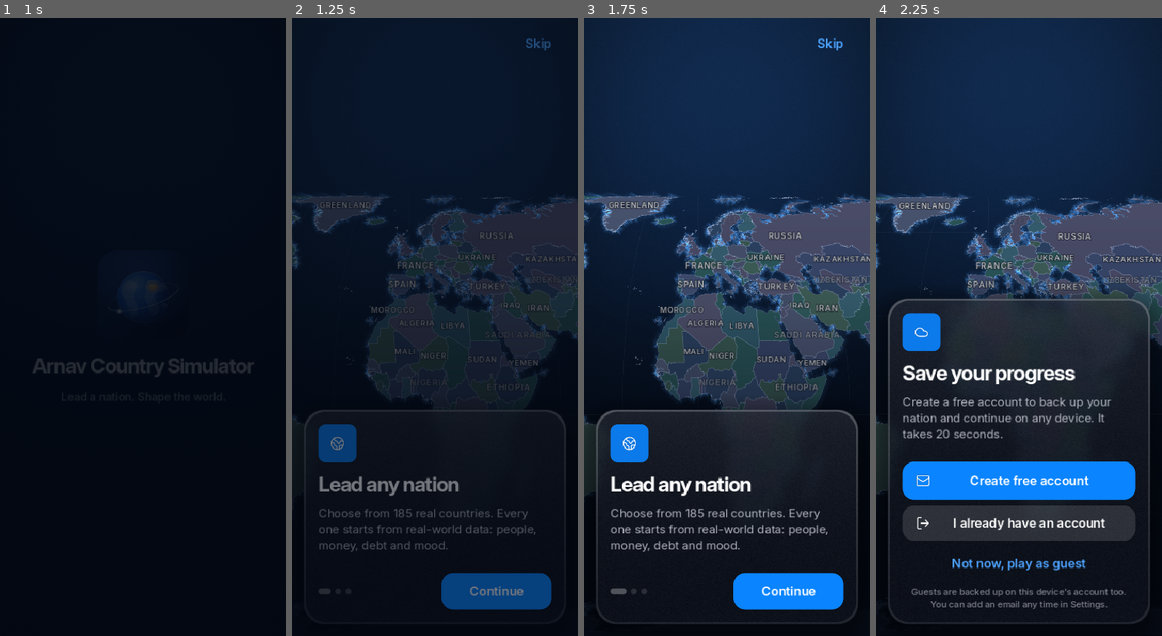
Above: before the commit, frames 1-4 (left to right).
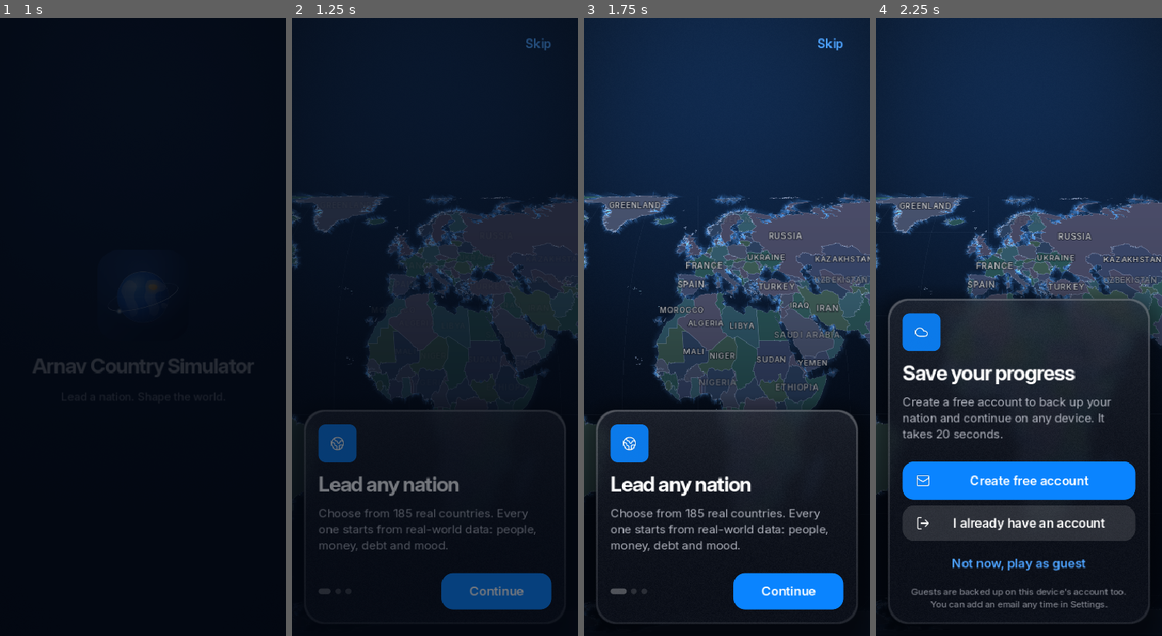
Above: after the commit, the same moments.

Repository: Arnav-Dugad/arnav-country-simulator
Game: Godot game, scene res://ui/screens/splash.tscn
Two runs of this game, one before a commit and one after it. Both use one fixed random seed, a clock stepped at 60 frames per second and the inputs below.
Inputs (mouse positions are in pixels of both pictures, inside the frame that each line leads up to):
- Up to frame 1 (1 s): tap Enter at 0.5 s; move the mouse to (205, 296) at 0.52 s; click (205, 296) at 0.67 s
- Up to frame 2 (1.25 s): no input
- Up to frame 3 (1.75 s): click "Skip" at 1.25 s
- Up to frame 4 (2.25 s): click "Skip" at 2 s

Frame 1 is identical in both runs. In frame 2, 0.4% of the frame differs, in the area x 10-100%, y 29-61%; in frame 3, 0.8%, in the area x 8-100%, y 29-61%; in frame 4, 0.4%.

Commit message:
v0.52.2: fix map lag (label fade redraw loop, O(n^2) spike removal, per-size text measuring), slower pace, trend empty state [visual-ok]
Co-Authored-By: Claude Opus 5.5 <noreply@anthropic.com>

Diff:
--- a/map/geo.gd
+++ b/map/geo.gd
@@ -75,24 +75,38 @@
 ## Only hairpins whose tip lies within `max_depth` of the shortcut are removed, so
 ## real peninsulas survive.
 static func remove_spikes(pts: PackedVector2Array, max_depth: float, min_dot: float = -0.7) -> PackedVector2Array:
-	var out := pts.duplicate()
-	var changed := true
-	while changed and out.size() > 4:
-		changed = false
-		var n := out.size()
-		for i in n:
-			var p0 := out[(i - 1 + n) % n]
-			var p1 := out[i]
-			var p2 := out[(i + 1) % n]
-			var d0 := (p1 - p0).normalized()
-			var d1 := (p2 - p1).normalized()
-			var degenerate := d0.is_zero_approx() or d1.is_zero_approx()
-			var depth := p1.distance_to(Geometry2D.get_closest_point_to_segment(p1, p0, p2))
-			if degenerate or (d0.dot(d1) < min_dot and depth < max_depth):
-				out.remove_at(i)
-				changed = true
-				break
-	return out
+	# Linear stack pass (was: restart the scan after every removal, O(n^2)): each
+	# new point may knock out the previous one if that one was a hairpin tip, and
+	# the check repeats backwards. A few passes catch spikes across the seam.
+	var cur := pts
+	for _pass in 3:
+		var n := cur.size()
+		if n <= 4:
+			break
+		var out := PackedVector2Array()
+		out.resize(n)
+		var m := 0
+		for k in n + 2:                      # +2 wraps around to recheck the seam
+			var p := cur[k % n]
+			while m >= 2:
+				var p0 := out[m - 2]
+				var p1 := out[m - 1]
+				var d0 := (p1 - p0).normalized()
+				var d1 := (p - p1).normalized()
+				if d0.is_zero_approx() or d1.is_zero_approx() or (d0.dot(d1) < min_dot
+						and p1.distance_to(Geometry2D.get_closest_point_to_segment(p1, p0, p)) < max_depth):
+					m -= 1
+				else:
+					break
+			if k < n:
+				out[m] = p
+				m += 1
+		out.resize(m)
+		if m == n or m <= 4:
+			cur = out if m > 4 else cur
+			break
+		cur = out
+	return cur
 
 
 static func signed_area(pts: PackedVector2Array) -> float:
--- a/map/map_labels.gd
+++ b/map/map_labels.gd
@@ -8,7 +8,8 @@
 var _font: Font
 var _font_size := 11
 var _order := PackedInt32Array()
-var _width_cache := {}  # (country, size) -> text width
+var _width_cache := {}  # country -> text width at BASE_FS (scaled linearly to other sizes)
+const BASE_FS := 12
 
 
 func _ready() -> void:
@@ -48,18 +49,31 @@
 		var box_w := md.bbox_size[i].x * map.zoom
 		var fs := int(clampf(_font_size + (zf - 2.0) * 0.18 - (rank - 2) * 0.5, 9.0, 15.0))
 		var text := md.names[i].to_upper()
-		var key := i * 64 + fs
+		# Text is measured once per country at BASE_FS; widths scale linearly with size
+		# (re-measuring every label when the zoom changed the size froze a frame).
+		var scale := float(fs) / BASE_FS
+		var key := i
 		if not _width_cache.has(key):
-			_width_cache[key] = _font.get_string_size(text, HORIZONTAL_ALIGNMENT_LEFT, -1, fs).x
-		var tw: float = _width_cache[key]
+			_width_cache[key] = _font.get_string_size(text, HORIZONTAL_ALIGNMENT_LEFT, -1, BASE_FS).x
+		var tw: float = float(_width_cache[key]) * scale
 		# Long names that don't fit on one line split in two ("CENTRAL AFRICAN / REPUBLIC").
 		var lines := PackedStringArray([text])
-		if box_w < tw * 0.8 and text.contains(" "):
-			lines = _split(text)
-			var w2 := 0.0
-			for ln in lines:
-				w2 = maxf(w2, _font.get_string_size(ln, HORIZONTAL_ALIGNMENT_LEFT, -1, fs).x)
-			tw = w2
+		var line_w := PackedFloat32Array([tw])
+		if box_w < tw * 0.8 and box_w >= tw * 0.3 and text.contains(" "):
+			# Measuring text is slow: cache the two-line layout per (country, size).
+			var skey := -1 - key
+			if not _width_cache.has(skey):
+				var parts := _split(text)
+				var ws := PackedFloat32Array()
+				for ln in parts:
+					ws.append(_font.get_string_size(ln, HORIZONTAL_ALIGNMENT_LEFT, -1, BASE_FS).x)
+				_width_cache[skey] = [parts, ws]
+			lines = _width_cache[skey][0]
+			line_w = PackedFloat32Array()
+			tw = 0.0
+			for w in (_width_cache[skey][1] as PackedFloat32Array):
+				line_w.append(w * scale)
+				tw = maxf(tw, w * scale)
 		if box_w < tw * 0.55:
 			continue
 		var lh := fs * 1.15
@@ -77,7 +91,7 @@
 		a *= clampf((box_w / maxf(tw, 1.0) - 0.55) * 2.5, 0.0, 1.0)
 		a *= _fade_in(i)
 		for k in lines.size():
-			var lw := _font.get_string_size(lines[k], HORIZONTAL_ALIGNMENT_LEFT, -1, fs).x if lines.size() > 1 else tw
+			var lw := line_w[k]
 			var pos := p + Vector2(-lw * 0.5, fs * 0.35 + (k - (lines.size() - 1) * 0.5) * lh)
 			draw_string_outline(_font, pos, lines[k], HORIZONTAL_ALIGNMENT_LEFT, -1, fs, 4, Color(outline, outline.a * a))
 			draw_string(_font, pos, lines[k], HORIZONTAL_ALIGNMENT_LEFT, -1, fs, Color(base_color, base_color.a * a))
@@ -115,8 +129,17 @@
 	_first_seen[-1 - i] = _frame
 	var t := clampf((now - seen) / 250.0, 0.0, 1.0)
 	if t < 1.0:
-		queue_redraw.call_deferred()
+		_fading = true      # redraw next frame (asking from inside _draw re-ran it in the same frame)
 	return t
+
+
+var _fading := false
+
+
+func _process(_delta: float) -> void:
+	if _fading:
+		_fading = false
+		queue_redraw()
 
 
 ## Capital dots from ~3.5x zoom, drawn beneath country labels.
--- a/map/map_view.gd
+++ b/map/map_view.gd
@@ -307,10 +307,24 @@
 const OUTLINE_MIN_ISLAND_PX := 3.0
 
 
+var _outline_cache := {}      # Vector2i(country, zoom bucket) -> ArrayMesh
+
+
 func _outline_mesh(i: int) -> ArrayMesh:
 	if i < 0:
 		return null
-	var px := 1.0 / pow(2.0, round(log(zoom) / log(2.0) * 2.0) * 0.5)   # world units per pixel, half-octave steps
+	var bucket := int(round(log(zoom) / log(2.0) * 2.0))
+	var key := Vector2i(i, bucket)
+	if _outline_cache.has(key):
+		return _outline_cache[key]
+	if _outline_cache.size() > 48:
+		_outline_cache.clear()
+	_outline_cache[key] = _build_outline(i, bucket)
+	return _outline_cache[key]
+
+
+func _build_outline(i: int, bucket: int) -> ArrayMesh:
+	var px := 1.0 / pow(2.0, bucket * 0.5)   # world units per pixel, half-octave steps
 	var rings: Array[PackedVector2Array] = []
 	for r in _by_country[i]:
 		var pts := Geo.remove_spikes(Geo.simplify_ring(data.ring_points[r], OUTLINE_SIMPLIFY_PX * px),
@@ -334,13 +348,16 @@
 	if player < 0:
 		_glow.mesh = null
 		return
-	var tol := GLOW_PX * 0.45 / pow(2.0, bucket * 0.5)
-	var rings: Array[PackedVector2Array] = []
-	for r in _by_country[player]:
-		var pts := Geo.remove_spikes(Geo.simplify_ring(data.ring_points[r], tol), tol * 2.5)
-		if pts.size() >= 3 and absf(Geo.signed_area(pts)) > tol * tol * 4.0:
-			rings.append(pts)
-	_glow.mesh = MapMeshes.line_mesh(rings, false) if not rings.is_empty() else null
+	var key := Vector2i(-1 - player, bucket)       # glow meshes share the outline cache
+	if not _outline_cache.has(key):
+		var tol := GLOW_PX * 0.45 / pow(2.0, bucket * 0.5)
+		var rings: Array[PackedVector2Array] = []
+		for r in _by_country[player]:
+			var pts := Geo.remove_spikes(Geo.simplify_ring(data.ring_points[r], tol), tol * 2.5)
+			if pts.size() >= 3 and absf(Geo.signed_area(pts)) > tol * tol * 4.0:
+				rings.append(pts)
+		_outline_cache[key] = MapMeshes.line_mesh(rings, false) if not rings.is_empty() else null
+	_glow.mesh = _outline_cache[key]
 
 
 ## Election night: dim the world and let one country breathe (i < 0 / on=false: off).
--- a/ui/components/trend_card.gd
+++ b/ui/components/trend_card.gd
@@ -31,6 +31,14 @@
 	t.text = "Over the last year"
 	_box.add_child(t)
 	var c := Game.me()
+	if (Game.history.get("gdp", PackedFloat32Array()) as PackedFloat32Array).size() < 2:
+		var e := Label.new()
+		e.theme_type_variation = &"Footnote"
+		e.text = "Your first month is under way. Trends in growth, prices, jobs and support appear here as time passes."
+		e.autowrap_mode = TextServer.AUTOWRAP_WORD_SMART
+		e.custom_minimum_size = Vector2(60, 0)
+		_box.add_child(e)
+		return
 	for r in ROWS:
 		var key: String = r[0]
 		var hist: PackedFloat32Array = Game.history.get(key, PackedFloat32Array())
Not shown, changed: CHANGELOG.md
